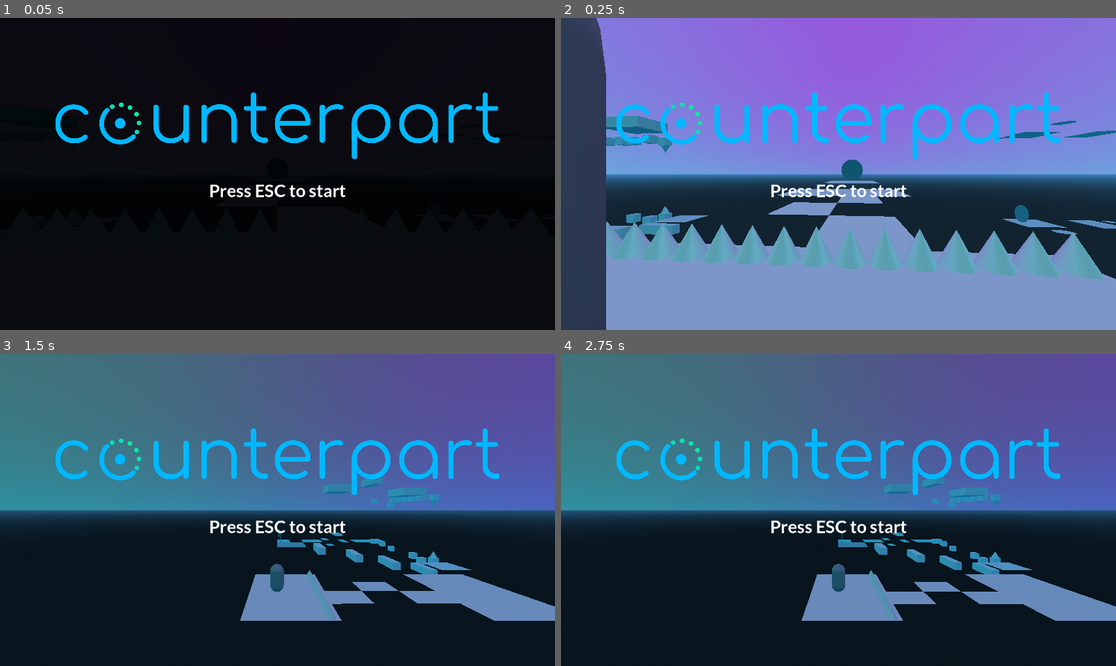
Above: before the commit, frames 1-4 (two rows, left to right).
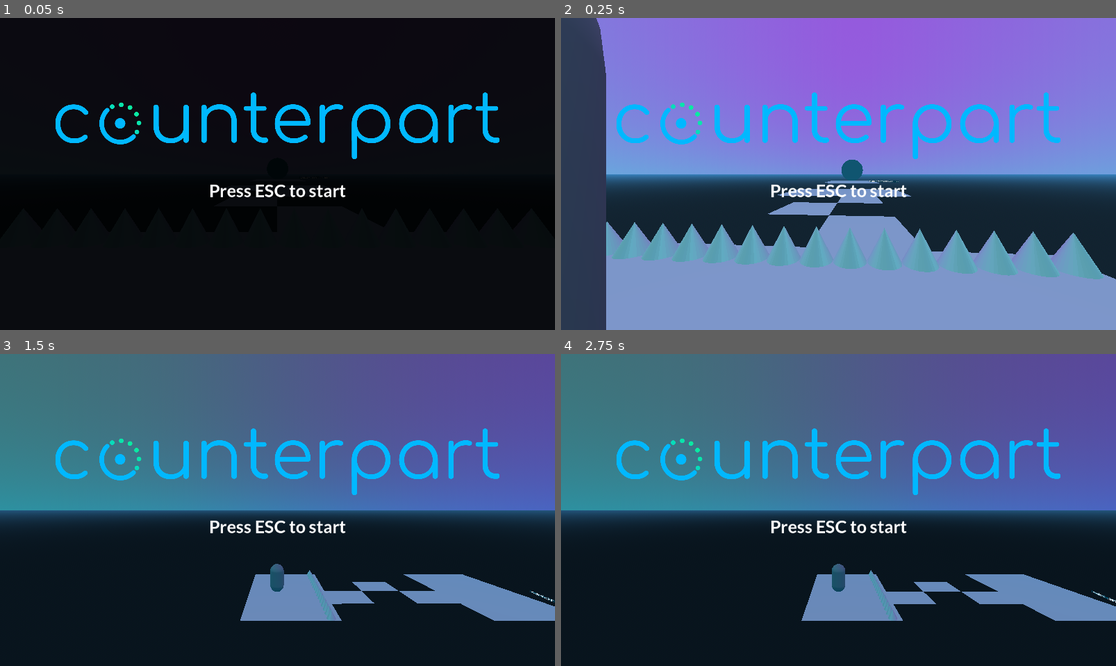
Above: after the commit, the same moments.

Repository: william-v4/flippyflippy
Game: Godot game, scene res://main/main.tscn
The game is run twice, just before and just after one commit, with the same random seed, the same clock (stepped at 60 frames per second) and the same inputs.
Inputs (mouse positions are in pixels of both pictures, inside the frame that each line leads up to):
- Up to frame 1 (0.05 s): no input
- Up to frame 2 (0.25 s): no input
- Up to frame 3 (1.5 s): move the mouse to (399, 494) at 0.52 s; hold D (move_right) 0.53-1.28 s; hold E (action_key_a) 0.53-1.28 s; click (399, 494) at 0.67 s; tap Space (jump) at 0.77, 0.8, 1.07, 1.35 s; move the mouse to (166, 525) at 1.27 s; hold S (move_back) from 1.28 s (still down); click (166, 525) at 1.42 s
- Up to frame 4 (2.75 s): tap Space (jump) at 1.52, 1.82, 2.3 s; tap E (action_key_a) at 1.55 s; tap Enter at 2 s; move the mouse to (894, 441) at 2.02 s; release S (move_back) at 2.03 s; hold D (move_right) from 2.03 s (still down); hold E (action_key_a) from 2.03 s (still down); click (894, 441) at 2.17 s

The runs differ from the first frame. In frame 2, 2.0% of the frame differs, in the area x 8-100%, y 31-72%; in frame 3, 1.5%; in frame 4, 1.5%.

Commit message:
submitted (woo)

Diff:
--- a/godotproject/main/main.gd
+++ b/godotproject/main/main.gd
@@ -184,8 +184,11 @@
 		rotating = true
 		current_platform = Platform.PARALLEL
 		if firstjump:
+			$jukebox.stop()
 			$Levels/TutorialLevel.parallelhidden = false
-			# Engine.time_scale = 0.02
+			$Label3D.visible = false
+			$choraleplayer.play()
+			Engine.time_scale = 0.011
 			$MainWorldEnvironment/AnimationPlayer.play("firstjumpfade")
 		else:
 			$soundeffects/flip.play()
@@ -315,6 +318,8 @@
 	check_rotation_status()
 	check_menu_transition_status()
 	setportalcams()
+	if Input.is_mouse_button_pressed(MOUSE_BUTTON_LEFT):
+		Input.mouse_mode = Input.MOUSE_MODE_CAPTURED
 
 func _on_player_died():
 	print("reset_requested")
@@ -397,9 +402,12 @@
 	paused = true
 
 func _on_player_gamefinished():
+	current_level = $Levels/TutorialLevel
 	$jukebox/fader.play("fadeout")
 	$endgame/theme.play()
 	$Player.position = Vector3(0, 2, 0)
 	$MenuElements/messagescreen.visible = true
 	$MenuElements/messagescreen/Head.set_text("Thanks for playing")
 	$MenuElements/messagescreen/Body.set_text("You've united the 3 multiverses and completed the game.\nThat is all for now, from the game jam version...")
+	$Levels/level1.position.x = -50
+	$Levels/level2.position.x = 50
--- a/godotproject/main/main.tscn
+++ b/godotproject/main/main.tscn
@@ -12,6 +12,7 @@
 [ext_resource type="AudioStream" uid="uid://bkl150x42c6bh" path="res://resources/audio/flip.ogg" id="9_8baam"]
 [ext_resource type="AudioStream" uid="uid://b3g5v2adcqiuf" path="res://resources/audio/menu.ogg" id="10_3k4r4"]
 [ext_resource type="AudioStream" uid="uid://do0lnmrach3h8" path="res://resources/audio/counterparttheme.ogg" id="12_1byav"]
+[ext_resource type="AudioStream" uid="uid://rndieaae8nrm" path="res://resources/audio/epicchorale.wav" id="13_5e12w"]
 
 [sub_resource type="Gradient" id="Gradient_heoo6"]
 interpolation_mode = 2
@@ -286,12 +287,12 @@
 nextlevel = NodePath("../level1")
 
 [node name="level1" parent="Levels" instance=ExtResource("3_l1k58")]
-transform = Transform3D(1, 0, 0, 0, 1, 0, 0, 0, 1, -90.2972, 0, 0)
+transform = Transform3D(1, 0, 0, 0, 1, 0, 0, 0, 1, -500, 0, 0)
 previouslevel = NodePath("../TutorialLevel")
 nextlevel = NodePath("../level2")
 
 [node name="level2" parent="Levels" instance=ExtResource("4_c6ocs")]
-transform = Transform3D(1, 0, 0, 0, 1, 0, 0, 0, 1, 38.311, 0, -51.2247)
+transform = Transform3D(1, 0, 0, 0, 1, 0, 0, 0, 1, 500, 0, -51.225)
 previouslevel = NodePath("../level1")
 
 [node name="Player" parent="." instance=ExtResource("2_iyr3n")]
@@ -421,9 +422,7 @@
 [node name="CollisionShape3D" type="CollisionShape3D" parent="FallDetector"]
 shape = SubResource("BoxShape3D_uic4c")
 
-[node name="StaticBody3D" type="StaticBody3D" parent="."]
-collision_layer = 3
-collision_mask = 3
+[node name="StaticBody3D" type="Node3D" parent="."]
 
 [node name="CollisionShape3D" type="CollisionShape3D" parent="StaticBody3D"]
 transform = Transform3D(1, 0, 0, 0, 1, 0, 0, 0, 1, -45.3324, -12.3083, -23.9667)
@@ -458,6 +457,14 @@
 
 [node name="AnimationPlayer" type="AnimationPlayer" parent="endgame"]
 
+[node name="Label3D" type="Label3D" parent="."]
+transform = Transform3D(0.952497, 0, -0.304548, 0, 1, 0, 0.304548, 0, 0.952497, 2.90331, 0.720252, -16.1188)
+text = "I wonder what SHIFT or E does"
+
+[node name="choraleplayer" type="AudioStreamPlayer" parent="."]
+stream = ExtResource("13_5e12w")
+volume_db = -10.0
+
 [connection signal="gamefinished" from="Player" to="." method="_on_player_gamefinished"]
 [connection signal="playerhurt" from="Player" to="." method="_on_player_playerhurt"]
 [connection signal="timeout" from="jukebox/timeaftergamestart" to="." method="_on_timeaftergamestart_timeout"]
--- a/godotproject/player/player.gd
+++ b/godotproject/player/player.gd
@@ -221,6 +221,8 @@
 
 		move_and_slide()
 		check_looking_up()
+		if position.y < -100:
+			player_died.emit()
 
 func _on_object_detector_area_entered(area):
 	var nodenameunwantedchars = [".","/"]
--- a/godotproject/player/player.tscn
+++ b/godotproject/player/player.tscn
@@ -28,6 +28,7 @@
 
 [node name="Camera3D" type="Camera3D" parent="PlayerCameraMarker"]
 current = true
+far = 200.0
 
 [node name="ObjectDetector" type="Area3D" parent="."]
 disable_mode = 1
Binary file added: godotproject/dist/index.apple-touch-icon.png
Not shown, added: godotproject/dist/index.apple-touch-icon.png.import
Binary file added: godotproject/dist/index.icon.png
Not shown, added: godotproject/dist/index.icon.png.import
Binary file added: godotproject/dist/index.png
Not shown, added: godotproject/dist/index.png.import
Not shown, changed: godotproject/export_presets.cfg
Not shown: 1 places in godotproject/main/main.tscn that only renumber resources
Not shown, added: godotproject/resources/audio/epicchorale.wav.import
Not shown, added: godotproject/dist/counterpart.zip
Not shown, added: godotproject/dist/index.audio.worklet.js
Not shown, added: godotproject/dist/index.html
(and 5 more such lines)
